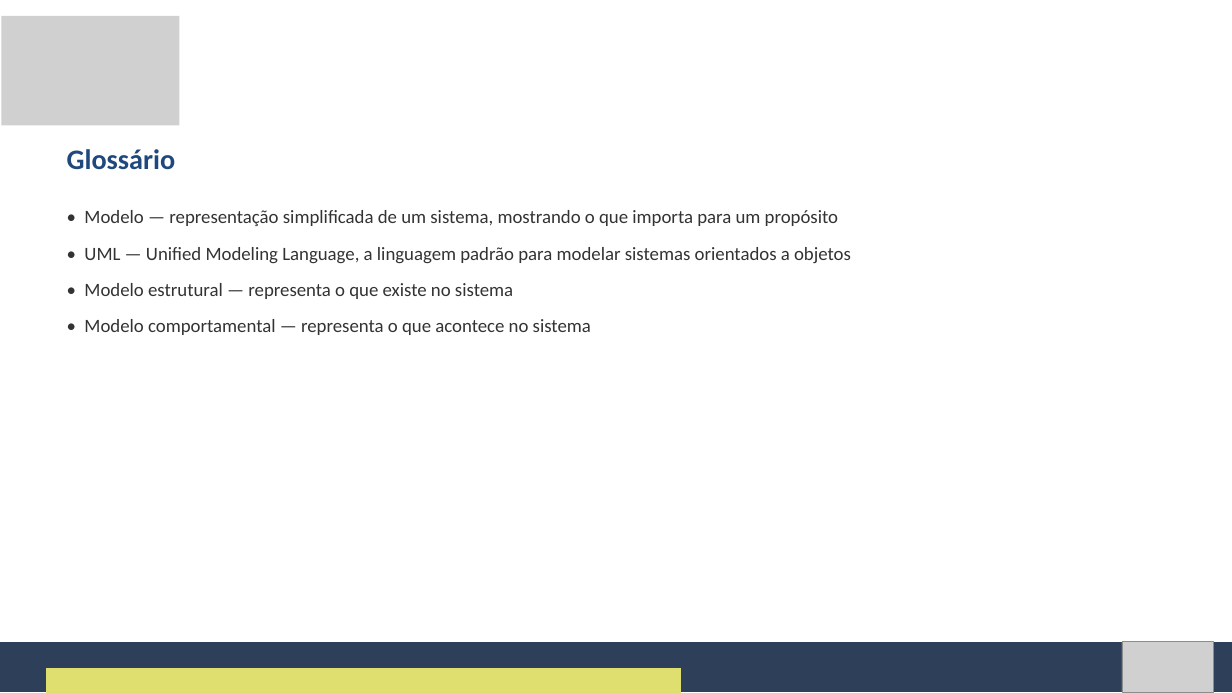
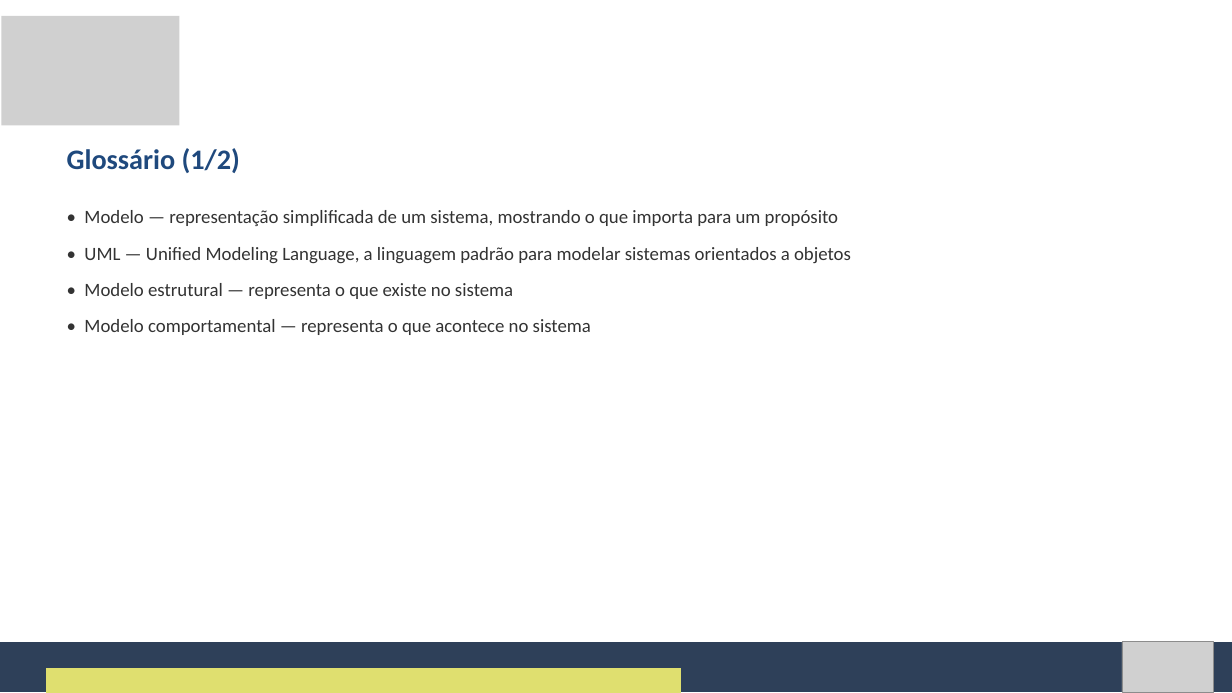
Before and after one commit to Natan20/Curso-Modelagem-De-Sistemas-Material, a slide deck: slide 99 of Aula 03 - 11-09-2026/Aula 3 - Slides.pptx (slide 67 before the commit). Drawn at 1232x693 pixels with LibreOffice and Linux fonts; fonts in the diff are those of the drawing; grey boxes stand for pictures. Boxes give left, top, right and bottom in pixels: in the first picture for what was removed or moved away, otherwise in the second. Text is boxed around its words. In the diff, an @@ line names an element or a change of style, - is before the commit and + after.

```diff
--- a/Aula 03 - 11-09-2026/Aula 3 - Slides.pptx
+++ b/Aula 03 - 11-09-2026/Aula 3 - Slides.pptx
@@ text at (67,148,240,173): text changed @@
-Glossário
+Glossário (1/2)
```
Also in this commit, not shown: 8 other slides changed, 34 slides added, 2 other files.
